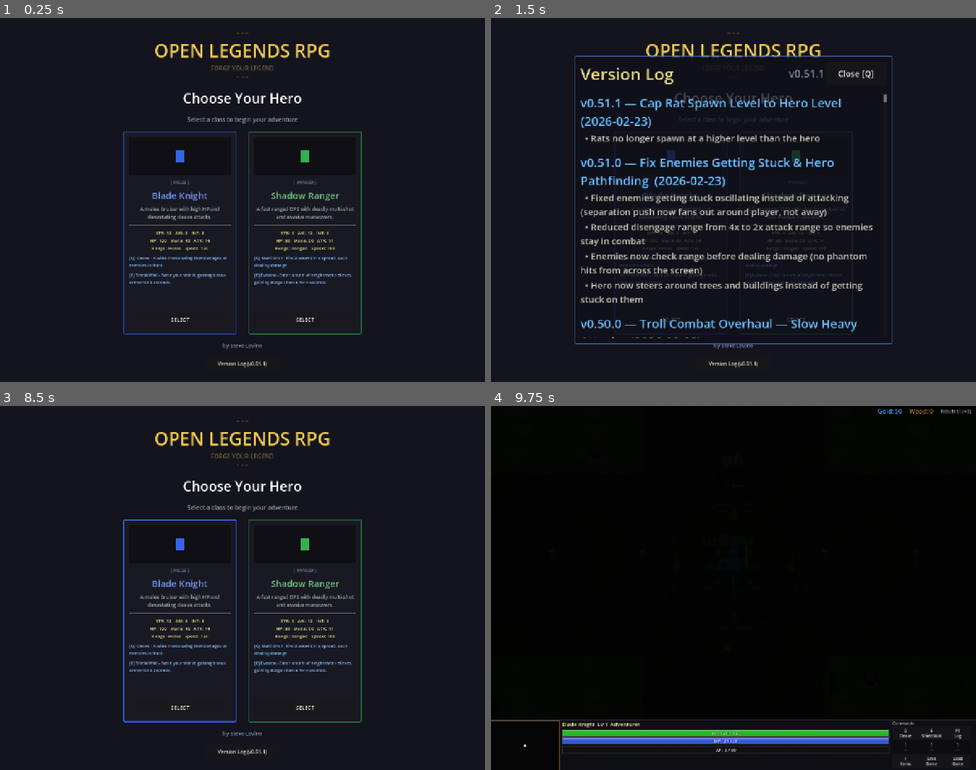
Above: before the commit, frames 1-4 (two rows, left to right).
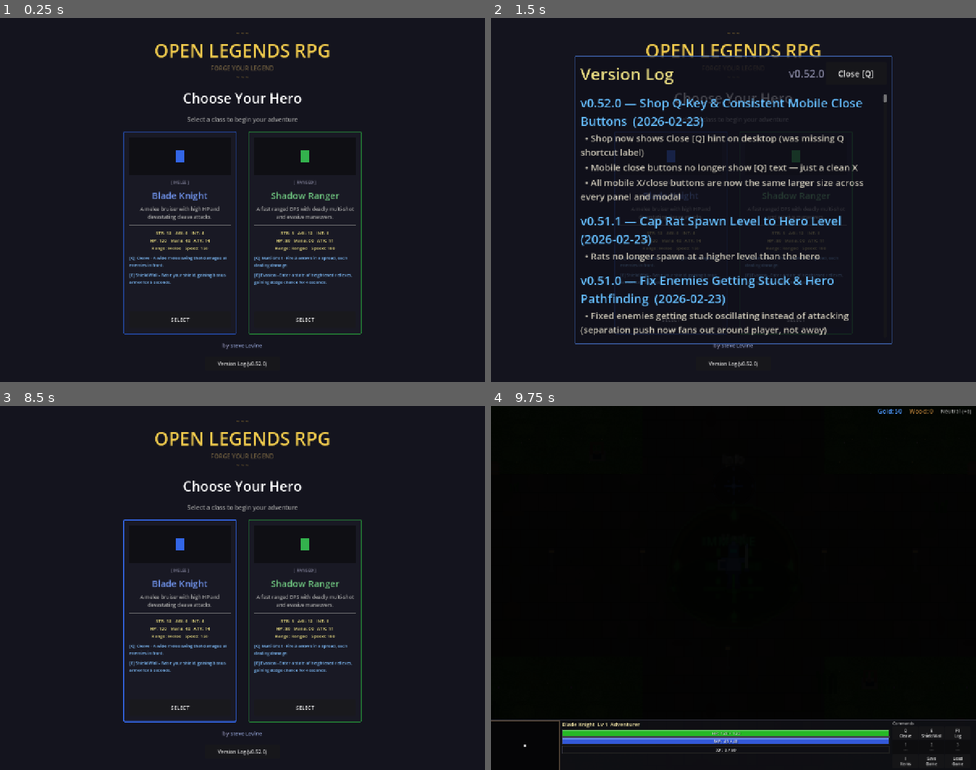
Above: after the commit, the same moments.

Repository: slxny/legends-open-rpg
Game: Godot game, scene res://scenes/main.tscn
Two runs of this game, one before a commit and one after it. Both use one fixed random seed, a clock stepped at 60 frames per second and the inputs below.
Inputs (mouse positions are in pixels of both pictures, inside the frame that each line leads up to):
- Up to frame 1 (0.25 s): no input
- Up to frame 2 (1.5 s): click "Version Log (v0.51.1)" (after the commit: "Version Log (v0.52.0)") at 0.5 s; click "SELECT" at 1.25 s
- Up to frame 3 (8.5 s): click "SELECT" at 2 s; tap Enter at 2.75, 4.25, 5.75 s; move the mouse to (349, 569) at 2.77 s; hold D (move_right) 2.78-3.5 s; hold Q (ability_1) 2.78-3.5 s; click (349, 569) at 2.92 s; tap Space (attack) at 3.5, 6.5 s; drag from (145, 606) to (218, 660) at 3.52 s; move the mouse to (291, 507) at 4.27 s; hold D (move_right) 4.28-5 s; hold Space (attack) 4.28-5 s; drag from (218, 660) to (97, 533) at 5.02 s; move the mouse to (388, 642) at 5.77 s; hold A (move_left) 5.78-6.5 s; tap 1 at 5.85 s; tap I (toggle_inventory) at 6.4 s; drag from (97, 533) to (169, 497) at 6.52 s; move the mouse to (266, 588) at 7.27 s; hold S (move_down) 7.28-8 s; tap 3 at 7.35 s; click (266, 588) at 7.42 s; tap Escape (ui_cancel) at 7.9 s; drag from (169, 497) to (145, 606) at 8.02 s
- Up to frame 4 (9.75 s): move the mouse to (840, 569) at 8.77 s; hold W (move_up) 8.78-9.5 s; hold Q (ability_1) 8.78-9.5 s; drag from (636, 606) to (709, 660) at 9.52 s

The runs differ from the first frame. In frame 1, less than 0.1% of the frame differs, in the area x 53-55%, y 94-96%; in frame 2, 10%, in the area x 18-79%, y 14-96%; in frame 3, less than 0.1%; in frame 4, nothing differs.

Commit message:
Shop Q-key hint on desktop, consistent mobile X close buttons
- Shop close button now shows "Close [Q]" on desktop (was just "X")
- All mobile close buttons changed from "Close [Q]" to just "X"
- Standardized all mobile X buttons to 120x100 / font 50 across
  every dialog: shop, armory, tavern, woodworking, changelog,
  hero stats, inventory, pause menu, help, and HUD overlays

https://claude.ai/code/session_01L3b9EJLMRKJDXXWSLJCZYh

Diff:
--- a/scenes/ui/armory_dialog.gd
+++ b/scenes/ui/armory_dialog.gd
@@ -37,8 +37,9 @@
 		panel.offset_bottom = vp_size.y / 2.0 - margin
 		$Panel/MarginContainer/VBox/TopBar/Title.add_theme_font_size_override("font_size", 56)
 		gold_label.add_theme_font_size_override("font_size", 44)
-		close_button.add_theme_font_size_override("font_size", 44)
-		close_button.custom_minimum_size = Vector2(280, 90)
+		close_button.text = "X"
+		close_button.add_theme_font_size_override("font_size", 50)
+		close_button.custom_minimum_size = Vector2(120, 100)
 
 func close() -> void:
 	_is_visible = false
--- a/scenes/ui/changelog_dialog.gd
+++ b/scenes/ui/changelog_dialog.gd
@@ -9,9 +9,19 @@
 var _is_visible: bool = false
 var _is_mobile: bool = false
 
-const GAME_VERSION := "v0.51.1"
+const GAME_VERSION := "v0.52.0"
 
 const CHANGELOG: Array[Dictionary] = [
+	{
+		"version": "v0.52.0",
+		"title": "Shop Q-Key & Consistent Mobile Close Buttons",
+		"date": "2026-02-23",
+		"entries": [
+			"Shop now shows Close [Q] hint on desktop (was missing Q shortcut label)",
+			"Mobile close buttons no longer show [Q] text — just a clean X",
+			"All mobile X/close buttons are now the same larger size across every panel and modal",
+		]
+	},
 	{
 		"version": "v0.51.1",
 		"title": "Cap Rat Spawn Level to Hero Level",
@@ -948,8 +958,9 @@
 		panel.offset_right = vp_size.x / 2.0 - margin
 		panel.offset_top = -vp_size.y / 2.0 + margin
 		panel.offset_bottom = vp_size.y / 2.0 - margin
-		close_button.custom_minimum_size = Vector2(280, 90)
-		close_button.add_theme_font_size_override("font_size", 44)
+		close_button.text = "X"
+		close_button.custom_minimum_size = Vector2(120, 100)
+		close_button.add_theme_font_size_override("font_size", 50)
 		version_label.add_theme_font_size_override("font_size", 40)
 		$Panel/MarginContainer/VBox/TopBar/Title.add_theme_font_size_override("font_size", 56)
 	else:
--- a/scenes/ui/hero_stats_panel.gd
+++ b/scenes/ui/hero_stats_panel.gd
@@ -99,8 +99,9 @@
 		panel.offset_top = -vp_size.y / 2.0 + margin
 		panel.offset_bottom = vp_size.y / 2.0 - margin
 		$Panel/MarginContainer/VBox/TopBar/Title.add_theme_font_size_override("font_size", 48)
-		close_button.add_theme_font_size_override("font_size", 44)
-		close_button.custom_minimum_size = Vector2(280, 90)
+		close_button.text = "X"
+		close_button.add_theme_font_size_override("font_size", 50)
+		close_button.custom_minimum_size = Vector2(120, 100)
 		stats_label.add_theme_font_size_override("normal_font_size", 34)
 		$Panel/MarginContainer/VBox/Scroll/ScrollContent/BuffsTitle.add_theme_font_size_override("font_size", 40)
 
--- a/scenes/ui/hud.gd
+++ b/scenes/ui/hud.gd
@@ -209,8 +209,8 @@
 	title_row.add_child(title)
 	var close_btn = Button.new()
 	close_btn.text = "X"
-	close_btn.custom_minimum_size = Vector2(70, 60)
-	close_btn.add_theme_font_size_override("font_size", 34)
+	close_btn.custom_minimum_size = Vector2(120, 100)
+	close_btn.add_theme_font_size_override("font_size", 50)
 	close_btn.pressed.connect(_toggle_cmd_overlay)
 	title_row.add_child(close_btn)
 
@@ -376,8 +376,8 @@
 	title_row.add_child(title)
 	var close_btn = Button.new()
 	close_btn.text = "X"
-	close_btn.custom_minimum_size = Vector2(70, 60)
-	close_btn.add_theme_font_size_override("font_size", 34)
+	close_btn.custom_minimum_size = Vector2(120, 100)
+	close_btn.add_theme_font_size_override("font_size", 50)
 	close_btn.pressed.connect(_toggle_map_overlay)
 	title_row.add_child(close_btn)
 
--- a/scenes/ui/inventory_screen.gd
+++ b/scenes/ui/inventory_screen.gd
@@ -108,8 +108,8 @@
 			var close_btn = Button.new()
 			close_btn.name = "MobileCloseBtn"
 			close_btn.text = "X"
-			close_btn.custom_minimum_size = Vector2(140, 100)
-			close_btn.add_theme_font_size_override("font_size", 52)
+			close_btn.custom_minimum_size = Vector2(120, 100)
+			close_btn.add_theme_font_size_override("font_size", 50)
 			close_btn.pressed.connect(toggle)
 			$Panel/MarginContainer/VBox/TopBar.add_child(close_btn)
 	else:
--- a/scenes/ui/pause_menu.gd
+++ b/scenes/ui/pause_menu.gd
@@ -85,8 +85,8 @@
 
 	var close_btn = Button.new()
 	close_btn.text = "X"
-	close_btn.custom_minimum_size = Vector2(140, 90) if _is_mobile else Vector2(40, 32)
-	close_btn.add_theme_font_size_override("font_size", 44 if _is_mobile else 16)
+	close_btn.custom_minimum_size = Vector2(120, 100) if _is_mobile else Vector2(40, 32)
+	close_btn.add_theme_font_size_override("font_size", 50 if _is_mobile else 16)
 	close_btn.add_theme_color_override("font_color", Color(1.0, 0.4, 0.3))
 	close_btn.pressed.connect(func(): close())
 	top_bar.add_child(close_btn)
@@ -192,10 +192,10 @@
 	spacer.size_flags_horizontal = Control.SIZE_EXPAND_FILL
 	top.add_child(spacer)
 	var close_btn = Button.new()
-	close_btn.text = "Close"
-	close_btn.custom_minimum_size = Vector2(260, 90) if _is_mobile else Vector2(80, 32)
+	close_btn.text = "X" if _is_mobile else "Close"
+	close_btn.custom_minimum_size = Vector2(120, 100) if _is_mobile else Vector2(80, 32)
 	if _is_mobile:
-		close_btn.add_theme_font_size_override("font_size", 44)
+		close_btn.add_theme_font_size_override("font_size", 50)
 	close_btn.pressed.connect(func(): help_layer.queue_free())
 	top.add_child(close_btn)
 	vbox.add_child(top)
--- a/scenes/ui/shop_dialog.gd
+++ b/scenes/ui/shop_dialog.gd
@@ -116,9 +116,14 @@
 	top_bar.add_child(_gold_label)
 
 	_close_btn = Button.new()
-	_close_btn.text = "X"
-	_close_btn.custom_minimum_size = Vector2(tab_h, tab_h)
-	_close_btn.add_theme_font_size_override("font_size", fs_btn)
+	if _is_mobile:
+		_close_btn.text = "X"
+		_close_btn.custom_minimum_size = Vector2(120, 100)
+		_close_btn.add_theme_font_size_override("font_size", 50)
+	else:
+		_close_btn.text = "Close [Q]"
+		_close_btn.custom_minimum_size = Vector2(90, 30)
+		_close_btn.add_theme_font_size_override("font_size", fs_btn)
 	_close_btn.pressed.connect(close)
 	top_bar.add_child(_close_btn)
 
--- a/scenes/ui/tavern_dialog.gd
+++ b/scenes/ui/tavern_dialog.gd
@@ -58,8 +58,9 @@
 		panel.offset_bottom = vp_size.y / 2.0 - margin
 		$Panel/MarginContainer/VBox/TopBar/Title.add_theme_font_size_override("font_size", 56)
 		gold_label.add_theme_font_size_override("font_size", 44)
-		close_button.add_theme_font_size_override("font_size", 44)
-		close_button.custom_minimum_size = Vector2(280, 90)
+		close_button.text = "X"
+		close_button.add_theme_font_size_override("font_size", 50)
+		close_button.custom_minimum_size = Vector2(120, 100)
 
 func close() -> void:
 	_is_visible = false
--- a/scenes/ui/woodworking_dialog.gd
+++ b/scenes/ui/woodworking_dialog.gd
@@ -70,8 +70,9 @@
 		panel.offset_bottom = vp_size.y / 2.0 - margin
 		$Panel/MarginContainer/VBox/TopBar/Title.add_theme_font_size_override("font_size", 56)
 		wood_label.add_theme_font_size_override("font_size", 44)
-		close_button.add_theme_font_size_override("font_size", 44)
-		close_button.custom_minimum_size = Vector2(280, 90)
+		close_button.text = "X"
+		close_button.add_theme_font_size_override("font_size", 50)
+		close_button.custom_minimum_size = Vector2(120, 100)
 
 func close() -> void:
 	_is_visible = false
